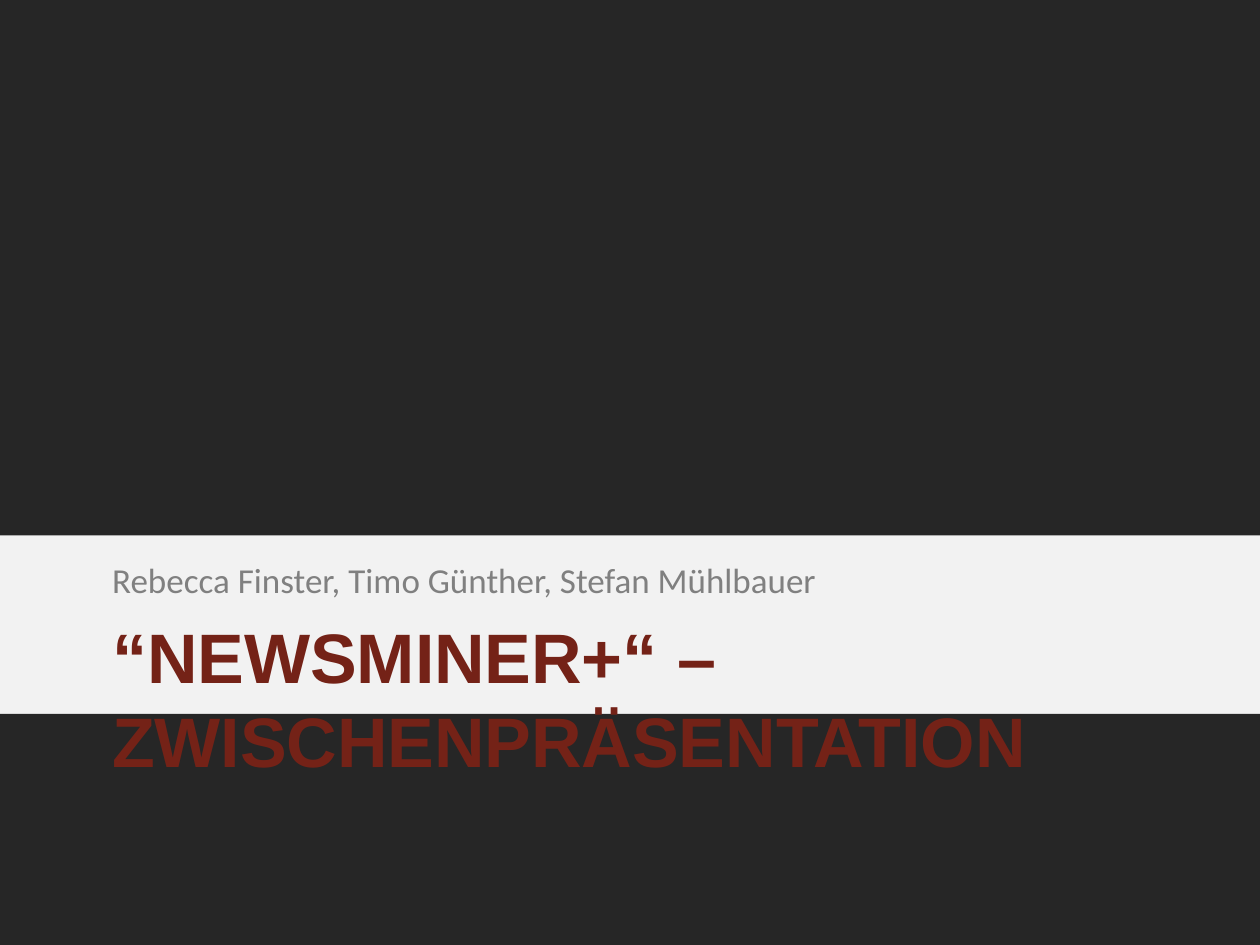
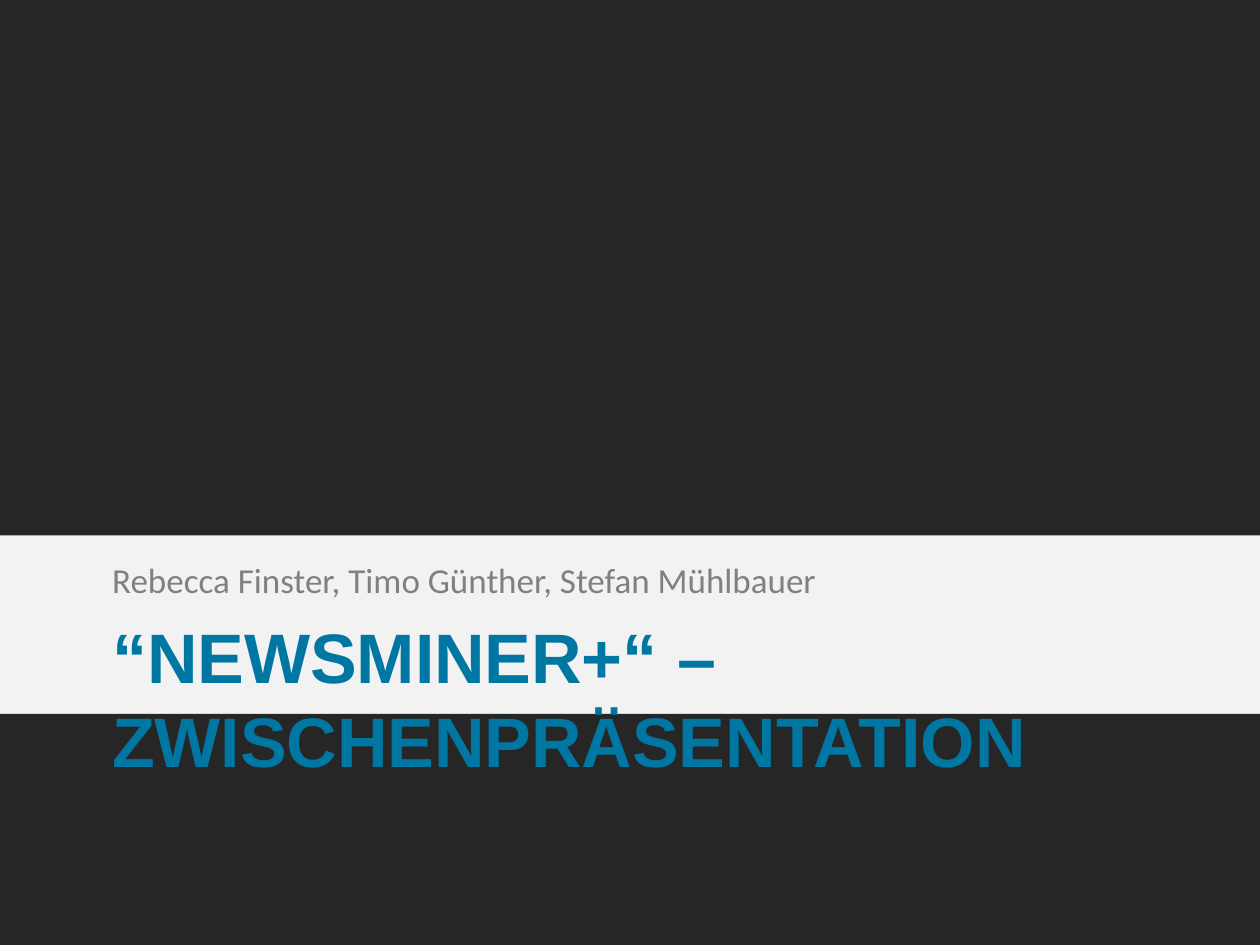
Before and after one commit to smba/newsminer, a slide deck: slide 1 of Presentation/newsminer_plus.pptx. Drawn at 1260x945 pixels with LibreOffice and Linux fonts; fonts in the diff are those of the drawing. Boxes give left, top, right and bottom in pixels: in the first picture for what was removed or moved away, otherwise in the second. Text is boxed around its words. In the diff, an @@ line names an element or a change of style, - is before the commit and + after.

Commit message:
color

```diff
--- a/Presentation/newsminer_plus.pptx
+++ b/Presentation/newsminer_plus.pptx
@@ title "“NEWSMINER+“ – ZWISCHENPRÄSENTATION" at <box>112,634,1026,768</box>: text colour #742217 to #0076A3 @@
```
Also in this commit, not shown: 5 other slides changed.
